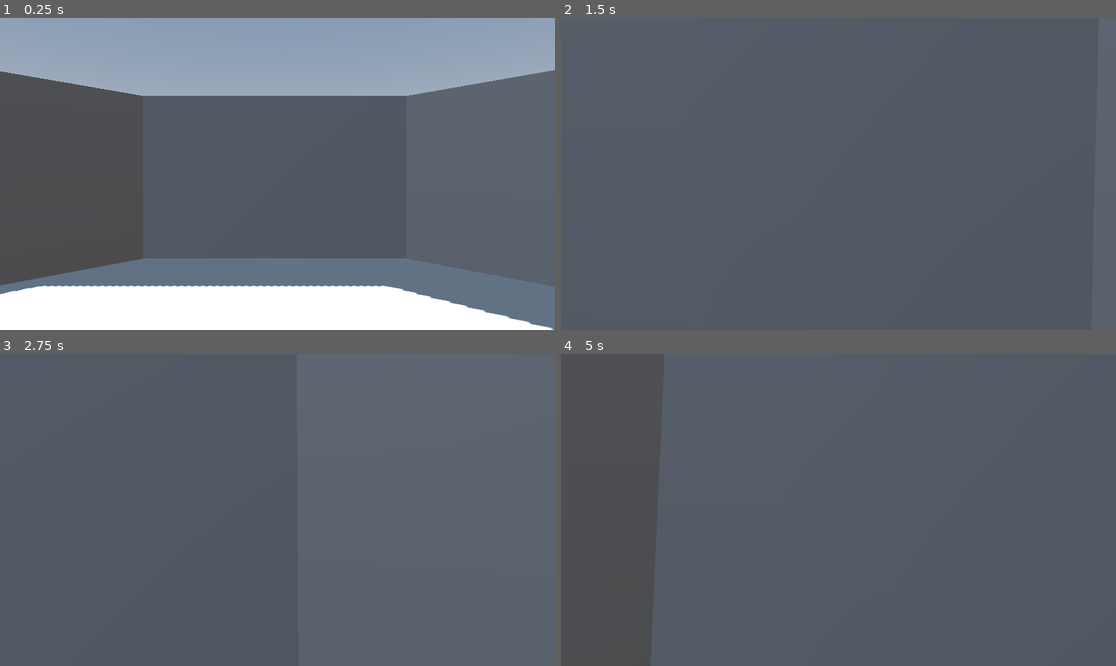
Above: before the commit, frames 1-4 (two rows, left to right).
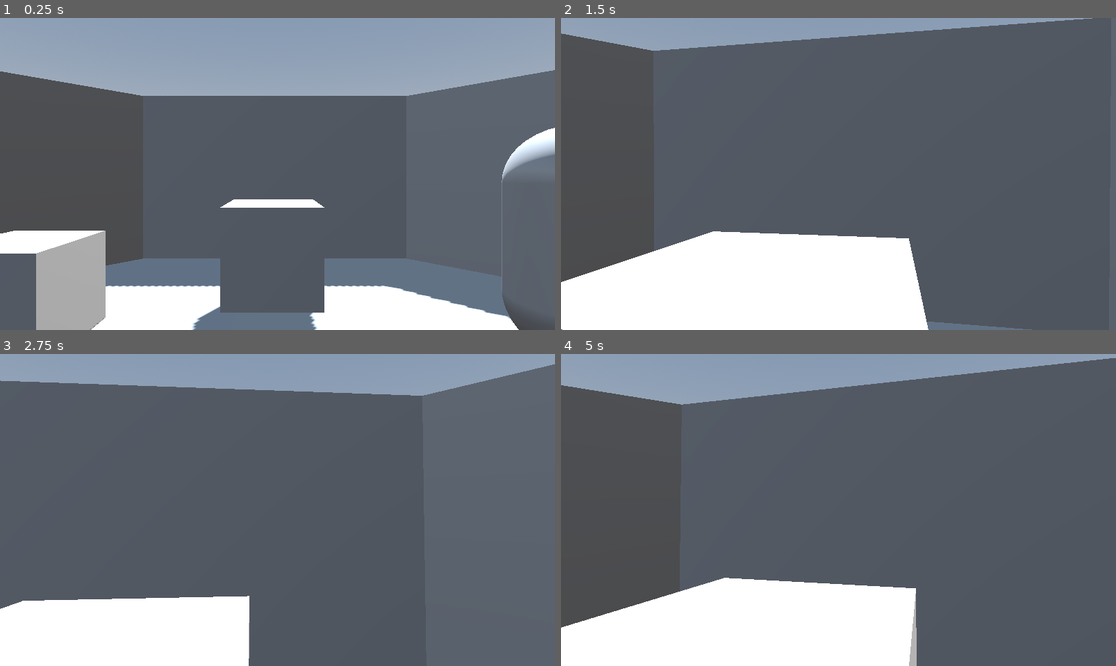
Above: after the commit, the same moments.

Repository: fabio98p/spagetti_invasion_jam
Game: Godot game, scene res://Levels/level_1/experimental.tscn
Same seed, same stepped clock (60 frames per second), same inputs: the game is played once before the commit and once after it. The project has no main scene, so this scene is started directly.
Inputs (mouse positions are in pixels of both pictures, inside the frame that each line leads up to):
- Up to frame 1 (0.25 s): no input
- Up to frame 2 (1.5 s): tap Enter at 0.5 s; move the mouse to (866, 174) at 0.52 s; hold Shift (sprint) 0.53-1.28 s; hold W (forward) from 0.53 s (still down); move the mouse to (810, 174) at 1.27 s; tap Shift (sprint) at 1.35 s
- Up to frame 3 (2.75 s): keep holding W (forward); move the mouse to (288, 503) at 2.02 s; hold Shift (sprint) from 2.03 s (still down)
- Up to frame 4 (5 s): keep holding W (forward); move the mouse to (832, 516) at 2.77 s; release Shift (sprint) at 2.78 s; tap Shift (sprint) at 2.85, 4.35 s; move the mouse to (877, 513) at 3.52 s; hold Shift (sprint) 3.53-4.28 s; move the mouse to (794, 506) at 4.27 s

The runs differ from the first frame. In frame 1, 12% of the frame differs, in the area x 0-100%, y 35-100%; in frame 2, 23%; in frame 3, 20%; in frame 4, 25%, in the area x 0-100%, y 0-100%.

Commit message:
raycast object interactibles ooooh yeah

Diff:
--- /dev/null
+++ b/Interactibles/button.tscn
@@ -0,0 +1,17 @@
+[gd_scene load_steps=4 format=3 uid="uid://c235khf6bdasc"]
+
+[ext_resource type="Script" uid="uid://ddprmd7ikyniv" path="res://Interactibles/interactible.gd" id="1_u067y"]
+
+[sub_resource type="BoxMesh" id="BoxMesh_0vs5j"]
+
+[sub_resource type="BoxShape3D" id="BoxShape3D_u067y"]
+
+[node name="StaticBody3D" type="StaticBody3D"]
+script = ExtResource("1_u067y")
+
+[node name="MeshInstance3D" type="MeshInstance3D" parent="."]
+mesh = SubResource("BoxMesh_0vs5j")
+skeleton = NodePath("")
+
+[node name="CollisionShape3D" type="CollisionShape3D" parent="."]
+shape = SubResource("BoxShape3D_u067y")
--- /dev/null
+++ b/Interactibles/interactible.gd
@@ -0,0 +1,4 @@
+extends CollisionObject3D
+class_name interactible
+
+@export var int_name = "nome"
--- a/Levels/level_1/experimental.tscn
+++ b/Levels/level_1/experimental.tscn
@@ -1,6 +1,8 @@
-[gd_scene load_steps=5 format=3 uid="uid://dxaip1h3dtt5b"]
+[gd_scene load_steps=7 format=3 uid="uid://dxaip1h3dtt5b"]
 
 [ext_resource type="PackedScene" uid="uid://y8ebu5mpmgbd" path="res://Player/player.tscn" id="1_40o4e"]
+[ext_resource type="PackedScene" uid="uid://out7mgs44n2h" path="res://test_interact.tscn" id="2_oaj82"]
+[ext_resource type="PackedScene" uid="uid://c235khf6bdasc" path="res://Interactibles/button.tscn" id="3_5f2k8"]
 
 [sub_resource type="ProceduralSkyMaterial" id="ProceduralSkyMaterial_8uej0"]
 sky_horizon_color = Color(0.662243, 0.671743, 0.686743, 1)
@@ -96,7 +98,7 @@
 [node name="CSGBox3D" type="CSGBox3D" parent="Vetri/Wall6"]
 transform = Transform3D(1, 0, 0, 0, 1, 0, 0, 0, 1, 0, 0.0816314, 0)
 operation = 2
-size = Vector3(1, 3.20648, 1)
+size = Vector3(1, 3.20648, 1.97168)
 
 [node name="Wall7" type="CSGBox3D" parent="Vetri"]
 transform = Transform3D(-4.37114e-08, 0, 1, 0, 1, 0, -1, 0, -4.37114e-08, 0, 1.039, -6)
@@ -160,3 +162,17 @@
 
 [node name="CharacterBody3D" parent="." instance=ExtResource("1_40o4e")]
 transform = Transform3D(1, 0, 0, 0, 1, 0, 0, 0, 1, 0, 1.54613, 0)
+
+[node name="Test_interact" parent="." instance=ExtResource("2_oaj82")]
+transform = Transform3D(1, 0, 0, 0, 1, 0, 0, 0, 1, 2.57656, 1.5, -2.72007)
+
+[node name="Button" parent="." instance=ExtResource("3_5f2k8")]
+transform = Transform3D(1, 0, 0, 0, 1, 0, 0, 0, 1, -2.34579, 0.957036, -3.00385)
+collision_layer = 5
+collision_mask = 5
+
+[node name="Button2" parent="." instance=ExtResource("3_5f2k8")]
+transform = Transform3D(1, 0, 0, 0, 1, 0, 0, 0, 1, 0, 1.26047, -3.53888)
+collision_layer = 5
+collision_mask = 5
+int_name = "coglione"
--- a/Player/player.gd
+++ b/Player/player.gd
@@ -6,7 +6,7 @@
 const SPEED = 4.0
 const SPRINT = 7.0
 const JUMP_VELOCITY = 4.5
-const SESITIVITY = 0.01
+const SESITIVITY = 0.003
 
 #head bob
 const BOB_FREQ = 3
--- a/Player/player.tscn
+++ b/Player/player.tscn
@@ -1,6 +1,7 @@
-[gd_scene load_steps=4 format=3 uid="uid://y8ebu5mpmgbd"]
+[gd_scene load_steps=5 format=3 uid="uid://y8ebu5mpmgbd"]
 
 [ext_resource type="Script" uid="uid://dyl2b2hc1lqo3" path="res://Player/player.gd" id="1_l8h54"]
+[ext_resource type="Script" uid="uid://bd8y4to1djgv5" path="res://Player/ray_cast_3d.gd" id="2_4ntmi"]
 
 [sub_resource type="CapsuleShape3D" id="CapsuleShape3D_hvfyp"]
 
@@ -20,3 +21,26 @@
 
 [node name="Camera3D" type="Camera3D" parent="Head"]
 fov = 52.1934
+
+[node name="RayCast3D" type="RayCast3D" parent="Head/Camera3D"]
+transform = Transform3D(1, 0, 0, 0, -4.37114e-08, -1, 0, 1, -4.37114e-08, 0, 0, 0)
+target_position = Vector3(0, -1.5, 0)
+collision_mask = 4
+collide_with_areas = true
+script = ExtResource("2_4ntmi")
+
+[node name="Label" type="Label" parent="Head/Camera3D/RayCast3D"]
+anchors_preset = 8
+anchor_left = 0.5
+anchor_top = 0.5
+anchor_right = 0.5
+anchor_bottom = 0.5
+offset_left = -33.5
+offset_top = -24.5
+offset_right = 33.5
+offset_bottom = 24.5
+grow_horizontal = 2
+grow_vertical = 2
+text = "PROMPT
+[KEY]"
+horizontal_alignment = 1
--- /dev/null
+++ b/Player/ray_cast_3d.gd
@@ -0,0 +1,11 @@
+extends RayCast3D
+@onready var label: Label = $Label
+func _ready() -> void:
+	label.text= ""
+func _process(delta: float) -> void:
+	if is_colliding():
+		var collider = get_collider()
+		if collider is interactible:
+			label.text = "ciao" + collider.int_name
+	else:
+		label.text = ""
--- /dev/null
+++ b/test_interact.gd
@@ -0,0 +1,10 @@
+extends Node3D
+
+
+
+func _on_area_3d_area_entered(area: Area3D) -> void:
+	print("test interazione AREA")
+
+
+func _on_area_3d_body_entered(body: Node3D) -> void:
+	print("test interazione BODY")
--- /dev/null
+++ b/test_interact.tscn
@@ -0,0 +1,23 @@
+[gd_scene load_steps=4 format=3 uid="uid://out7mgs44n2h"]
+
+[ext_resource type="Script" uid="uid://c6a2b1vpjboq5" path="res://test_interact.gd" id="1_5rojq"]
+
+[sub_resource type="CapsuleShape3D" id="CapsuleShape3D_pmu0r"]
+
+[sub_resource type="CapsuleMesh" id="CapsuleMesh_5rojq"]
+
+[node name="Test_interact" type="Node3D"]
+script = ExtResource("1_5rojq")
+
+[node name="Corpo" type="Area3D" parent="."]
+collision_layer = 5
+collision_mask = 5
+
+[node name="CollisionShape3D" type="CollisionShape3D" parent="Corpo"]
+shape = SubResource("CapsuleShape3D_pmu0r")
+
+[node name="MeshInstance3D" type="MeshInstance3D" parent="."]
+mesh = SubResource("CapsuleMesh_5rojq")
+
+[connection signal="area_entered" from="Corpo" to="." method="_on_area_3d_area_entered"]
+[connection signal="body_entered" from="Corpo" to="." method="_on_area_3d_body_entered"]
Not shown, added: Interactibles/interactible.gd.uid
Not shown, added: Player/ray_cast_3d.gd.uid
Not shown, added: test_interact.gd.uid
